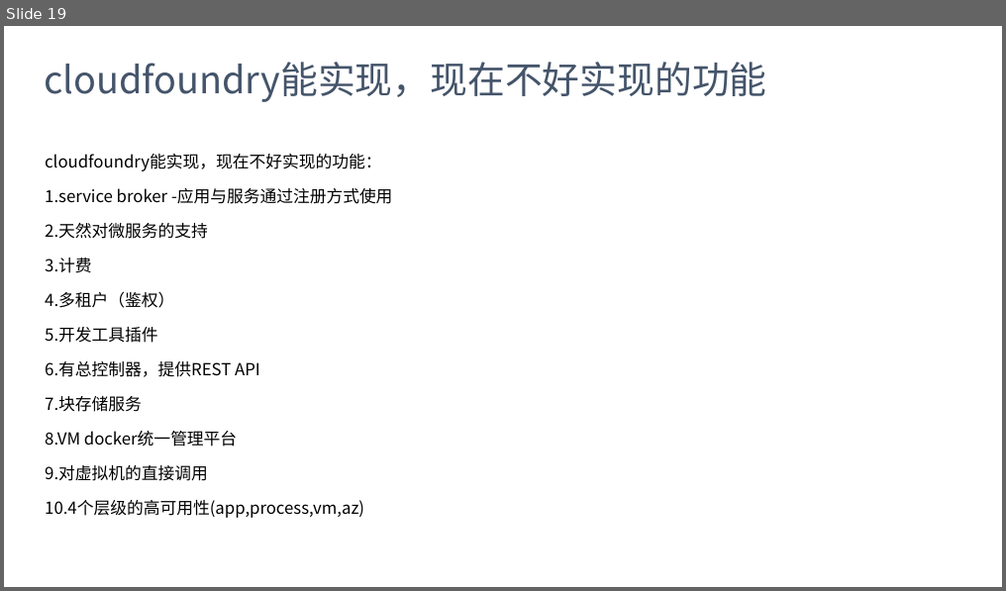
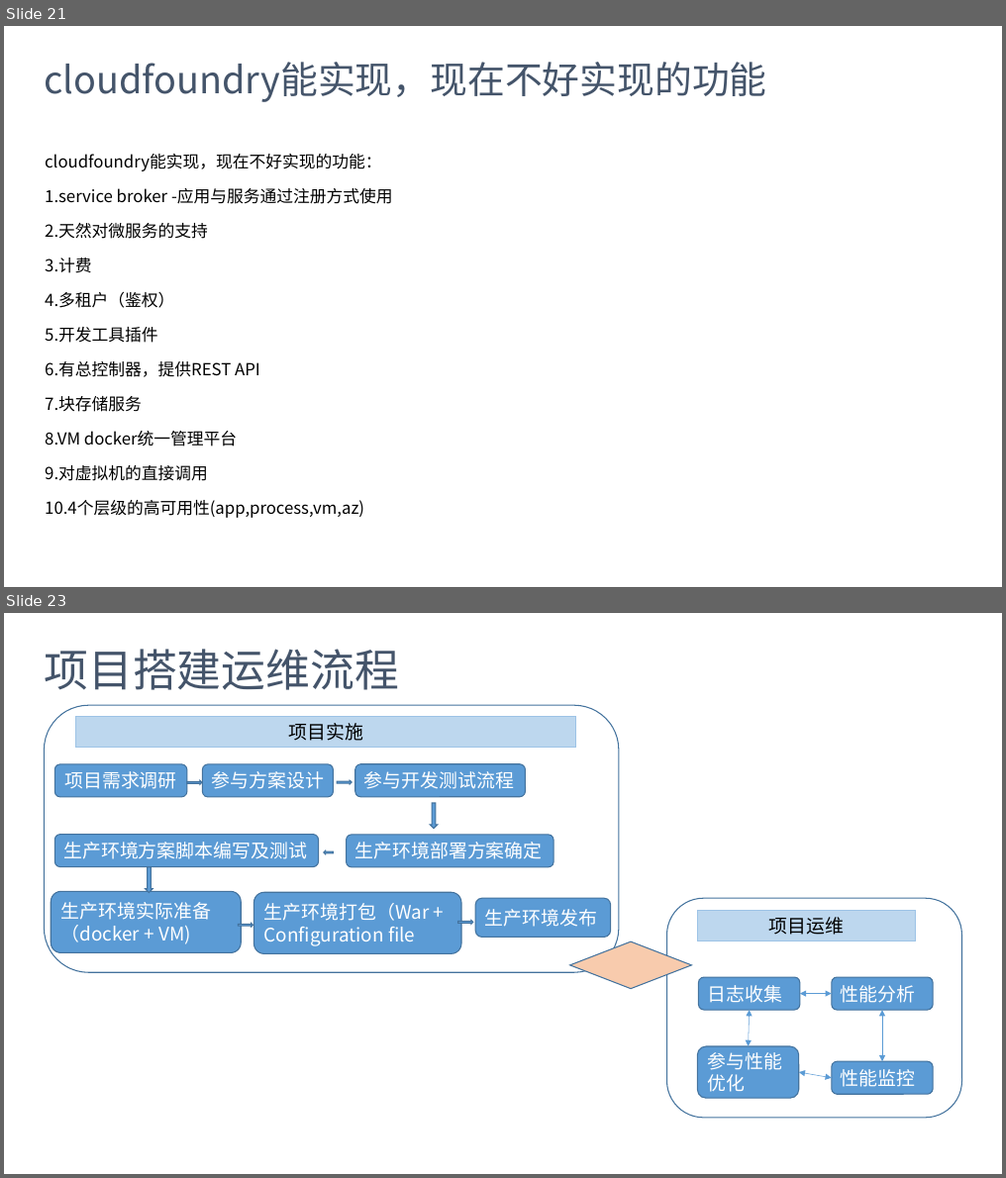
Before and after one commit to barrett-li/document, a slide deck: docker/docker_Paas方案V101.pptx. Shown one above the other, each under a label of ours: slide 19 before the commit, slides 21 and 23 after it; the slides between them are not shown. The pictures are 1006x591 and 1006x1178 pixels, drawn with LibreOffice and Linux fonts; fonts in the diff are those of the drawing. Boxes give left, top, right and bottom in pixels: in the first picture for what was removed or moved away, otherwise in the second. Text is boxed around its words. In the diff, an @@ line names an element or a change of style, - is before the commit and + after.

Commit message:
经过整合的PPT方案

```diff
--- a/docker/docker_Paas方案V101.pptx
+++ b/docker/docker_Paas方案V101.pptx
@@ slide 23 added at <box>4,613,1002,1174</box>, background #FFFFFF @@
@@ title added at <box>44,649,399,690</box>, 42.7 pt, text #44546A @@
+项目搭建运维流程
@@ rounded rectangle added at <box>44,705,619,972</box>, outline #43739E 1 pt @@
@@ rectangle added at <box>76,717,576,747</box>, fill #BDD7EE, outline #9DC3E6 0.75 pt, 18 pt, text #000000 @@
+项目实施
@@ rounded rectangle added at <box>54,764,187,797</box>, fill #5B9BD5, outline #43739E 1 pt, 18 pt, text #FFFFFF @@
+项目需求调研
@@ right arrow added at <box>187,780,202,784</box>, fill #5B9BD5, outline #43739E 1 pt @@
@@ rounded rectangle added at <box>202,764,334,797</box>, fill #5B9BD5, outline #43739E 1 pt, 18 pt, text #FFFFFF @@
+参与方案设计
@@ right arrow added at <box>338,780,352,784</box>, fill #5B9BD5, outline #43739E 1 pt @@
@@ rounded rectangle added at <box>355,764,525,797</box>, fill #5B9BD5, outline #43739E 1 pt, 18 pt, text #FFFFFF @@
+参与开发测试流程
@@ down arrow added at <box>430,803,438,829</box>, fill #5B9BD5, outline #43739E 1 pt @@
@@ rounded rectangle added at <box>54,835,319,867</box>, fill #5B9BD5, outline #43739E 1 pt, 18 pt, text #FFFFFF @@
+生产环境方案脚本编写及测试
@@ rounded rectangle added at <box>347,835,553,867</box>, fill #5B9BD5, outline #43739E 1 pt, 18 pt, text #FFFFFF @@
+生产环境部署方案确定
@@ down arrow added at <box>146,867,152,893</box>, fill #5B9BD5, outline #43739E 1 pt @@
@@ left arrow added at <box>324,851,334,855</box>, fill #5B9BD5, outline #43739E 1 pt @@
@@ rounded rectangle added at <box>52,891,242,953</box>, fill #5B9BD5, outline #43739E 1 pt, 18 pt, text #FFFFFF @@
+生产环境实际准备（docker + VM)
@@ rounded rectangle added at <box>254,892,461,954</box>, fill #5B9BD5, outline #43739E 1 pt, 18 pt, text #FFFFFF @@
+生产环境打包（War + Configuration file
@@ rounded rectangle added at <box>475,898,611,937</box>, fill #5B9BD5, outline #43739E 1 pt, 18 pt, text #FFFFFF @@
+生产环境发布
@@ rounded rectangle added at <box>667,898,962,1118</box>, outline #43739E 1 pt @@
@@ right arrow added at <box>239,923,253,927</box>, fill #5B9BD5, outline #43739E 1 pt @@
@@ right arrow added at <box>458,921,473,925</box>, fill #5B9BD5, outline #43739E 1 pt @@
@@ rectangle added at <box>697,911,915,941</box>, fill #BDD7EE, outline #9DC3E6 0.75 pt, 18 pt, text #000000 @@
+项目运维
@@ diamond added at <box>570,942,691,989</box>, fill #F8CBAD, outline #43739E 1 pt @@
@@ rounded rectangle added at <box>699,977,800,1011</box>, fill #5B9BD5, outline #43739E 1 pt, 18 pt, text #FFFFFF @@
+日志收集
@@ double arrow added from (800, 994) to (832, 994), #5B9BD5 0.5 pt @@
@@ rounded rectangle added at <box>832,977,933,1011</box>, fill #5B9BD5, outline #43739E 1 pt, 18 pt, text #FFFFFF @@
+性能分析
@@ double arrow added from (748, 1047) to (749, 1011), #5B9BD5 0.5 pt @@
@@ double arrow added from (882, 1011) to (882, 1062), #5B9BD5 0.5 pt @@
@@ rounded rectangle added at <box>697,1047,798,1098</box>, fill #5B9BD5, outline #43739E 1 pt, 18 pt, text #FFFFFF @@
+参与性能优化
@@ double arrow added from (832, 1078) to (799, 1072), #5B9BD5 0.5 pt @@
@@ rounded rectangle added at <box>832,1062,933,1095</box>, fill #5B9BD5, outline #43739E 1 pt, 18 pt, text #FFFFFF @@
+性能监控
@@ what was slide 19 is now slide 21 @@
```
Also in this commit, not shown: 3 slides changed, 12 other slides added, 3 other files.
